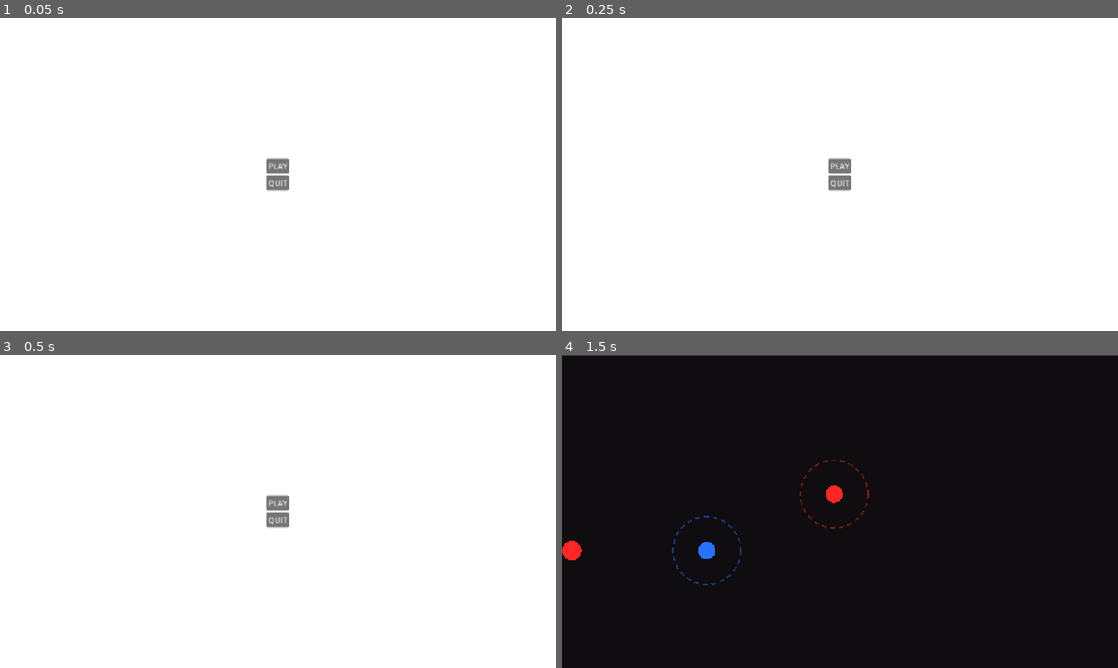
Above: before the commit, frames 1-4 (two rows, left to right).
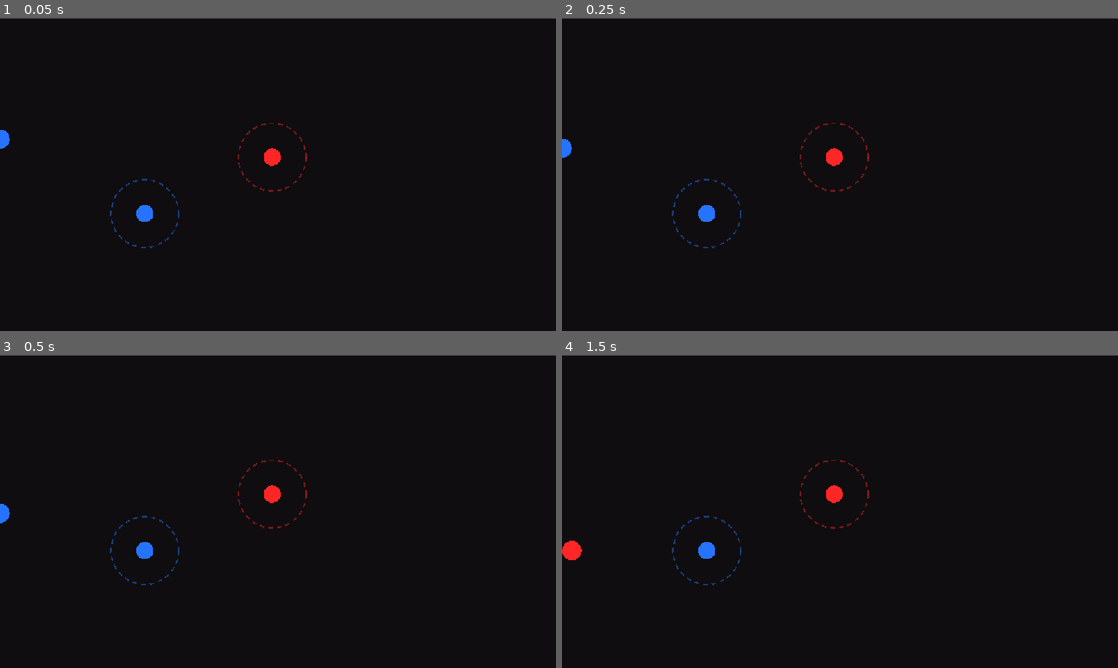
Above: after the commit, the same moments.

Repository: e-neuf/summer-summit-game-jam
Game: Godot game, scene res://levels/Level1.tscn
Two runs of this game, one before a commit and one after it. Both use one fixed random seed, a clock stepped at 60 frames per second and the inputs below. Before the commit the project starts from res://main_menu.tscn. The engine's default icon, where the game draws it, is replaced by a stand-in: a white triangle on a blue panel in a dark square.
Inputs (mouse positions are in pixels of both pictures, inside the frame that each line leads up to):
- Up to frame 1 (0.05 s): no input
- Up to frame 2 (0.25 s): no input
- Up to frame 3 (0.5 s): no input
- Up to frame 4 (1.5 s): click (840, 502) at 0.5 s, where only the run before the commit has a clickable "PLAY"; hold Right (move_right) from 1.28 s (still down); tap Space (flip_polarity) at 1.35 s

The runs differ from the first frame. In frame 1, 100% of the frame differs, in the area x 0-100%, y 0-100%; in frame 2, 100%; in frame 3, 100%; in frame 4, nothing differs.

Commit message:
Revert "made main menu the main scene"
This reverts commit 3695f2aee017cda22cfd8d8dbde73ce6e2b89e51.

Diff:
--- a/project.godot
+++ b/project.godot
@@ -11,7 +11,7 @@
 [application]
 
 config/name="SSGJTEst"
-run/main_scene="uid://2mbt44uqnotu"
+run/main_scene="uid://rid3t6xsrtbw"
 config/features=PackedStringArray("4.7", "GL Compatibility")
 config/icon="res://icon.svg"
 
Not shown, removed: scripts/main_menu.gd.uid
Not shown, changed: README.md
